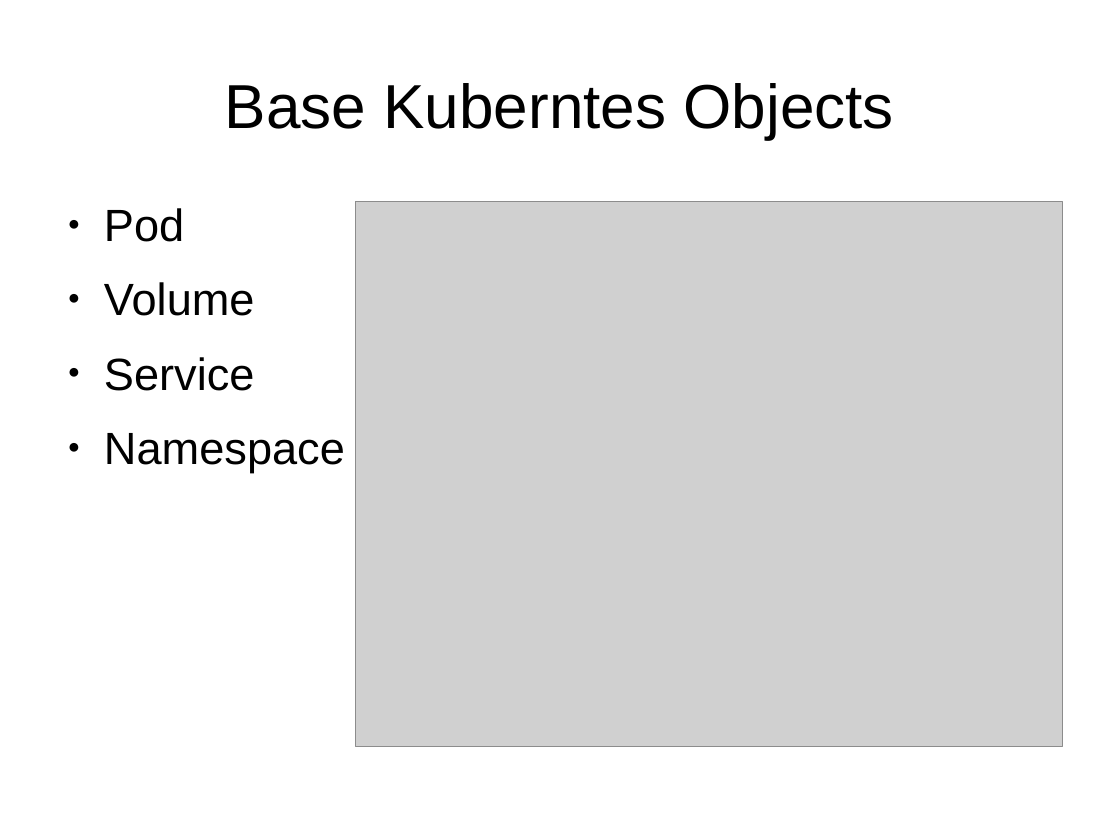
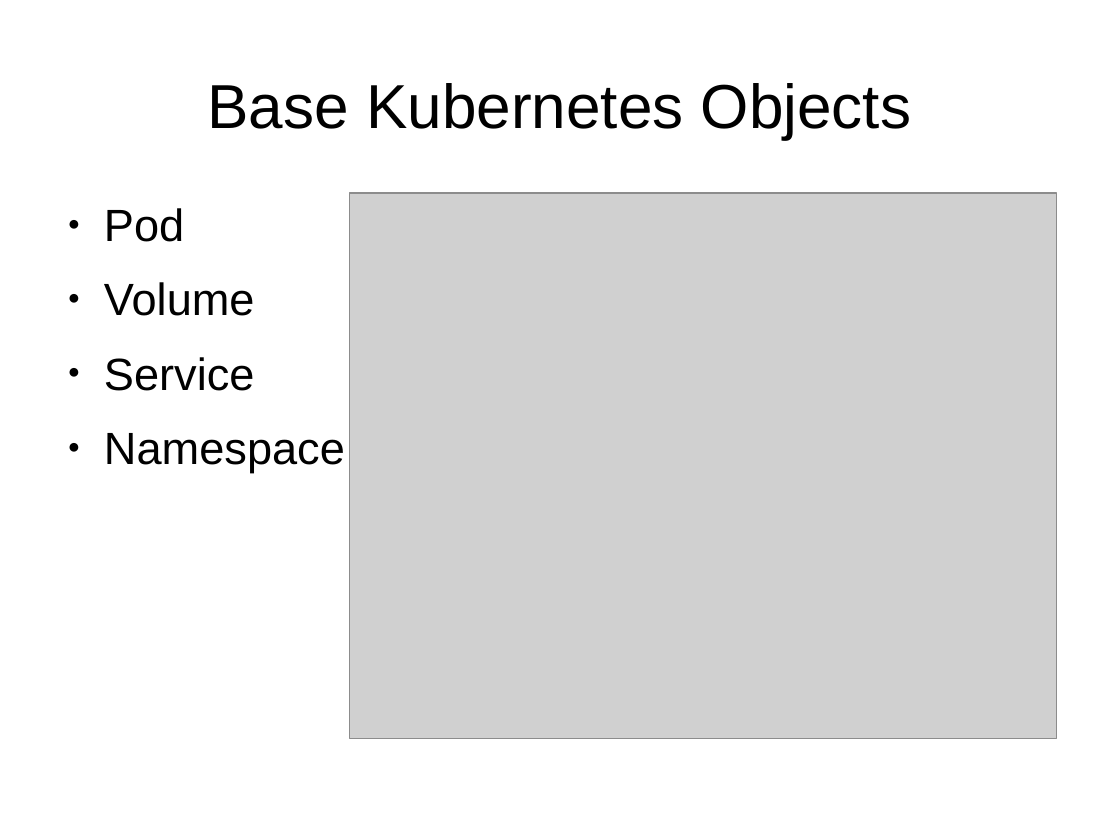
Before and after one commit to ajmaidak/qclug-kubernetes-presto, a slide deck: slide 6 of Kubernetes.odp. Drawn at 1120x840 pixels with LibreOffice and Linux fonts; fonts in the diff are those of the drawing; grey boxes stand for pictures. Boxes give left, top, right and bottom in pixels: in the first picture for what was removed or moved away, otherwise in the second. Text is boxed around its words. In the diff, an @@ line names an element or a change of style, - is before the commit and + after.

Commit message:
Spelling Updates

```diff
--- a/Kubernetes.odp
+++ b/Kubernetes.odp
@@ title at (208,83,911,139): text changed @@
-Base Kuberntes Objects
+Base Kubernetes Objects
@@ picture: place and size @@
-picture at (356,201,1063,747)
+picture at (350,193,1057,739)
```
Also in this commit, not shown: 5 other slides changed.
